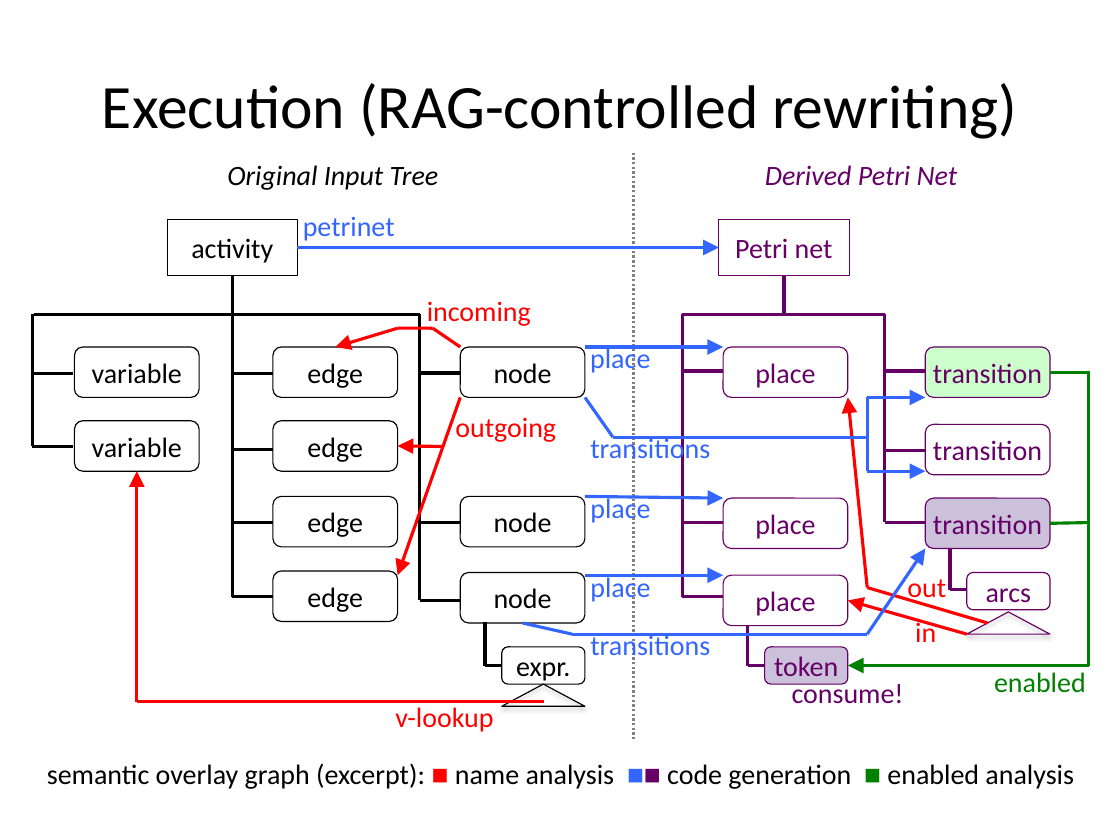
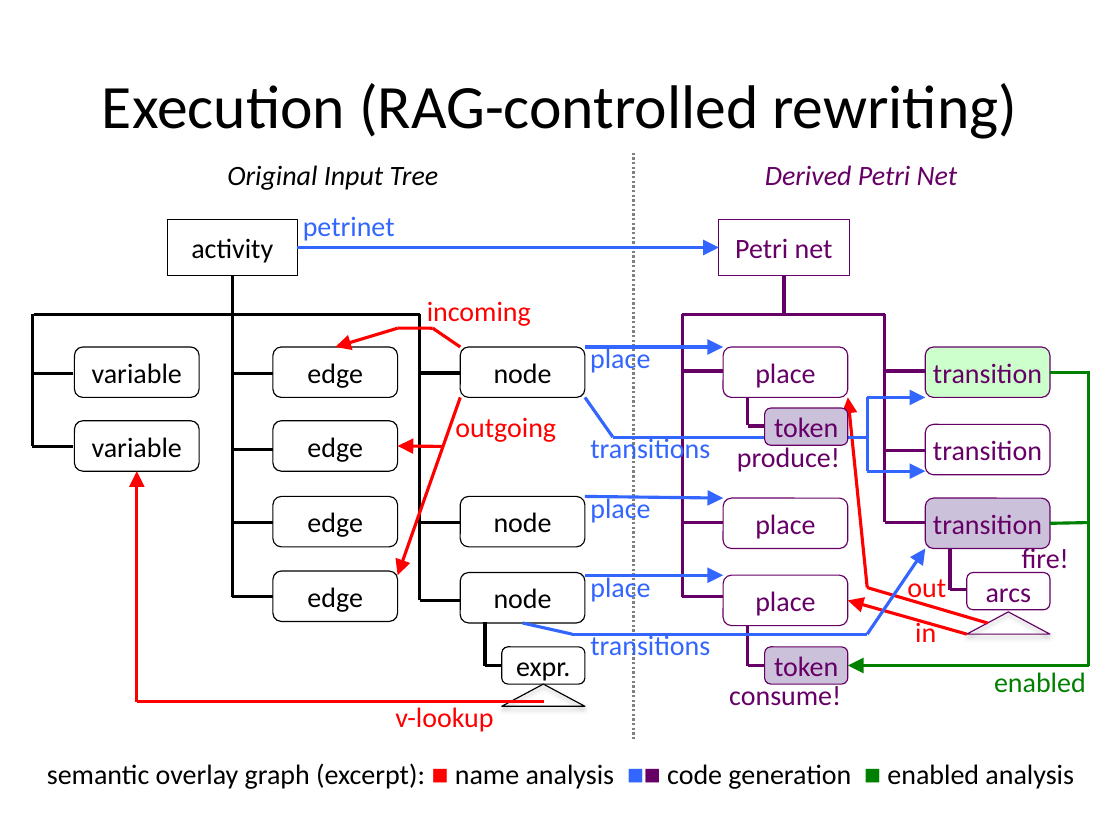
Before and after one commit to christoff-buerger/racr, a slide deck: slide 13 of examples/ttc-2015-fuml-activity-diagrams/documentation/figures/solution-presentation.pptx (slide 14 before the commit). Drawn at 1120x840 pixels with LibreOffice and Linux fonts; fonts in the diff are those of the drawing. Boxes give left, top, right and bottom in pixels: in the first picture for what was removed or moved away, otherwise in the second. Text is boxed around its words. In the diff, an @@ line names an element or a change of style, - is before the commit and + after.

```diff
--- a/examples/ttc-2015-fuml-activity-diagrams/documentation/figures/solution-presentation.pptx
+++ b/examples/ttc-2015-fuml-activity-diagrams/documentation/figures/solution-presentation.pptx
@@ line added from (748, 426) to (748, 398), #660066 2 pt @@
@@ rounded rectangle added at bbox=[765, 408, 848, 445], fill #CCC1DA, outline #660066 0.75 pt, 18 pt, text #660066 @@
+token
@@ text added at bbox=[737, 443, 840, 472], 18 pt, text #660066 @@
+produce!
@@ line added from (748, 426) to (765, 426), #660066 2 pt @@
@@ text added at bbox=[1022, 545, 1069, 575], 18 pt, text #660066 @@
+fire!
@@ text "consume!": place and size @@
-text "consume!" at bbox=[792, 680, 904, 704]
+text "consume!" at bbox=[729, 681, 841, 706]
```
Also in this commit, not shown: 1 other slide changed, 3 slides removed, 3 other files.
